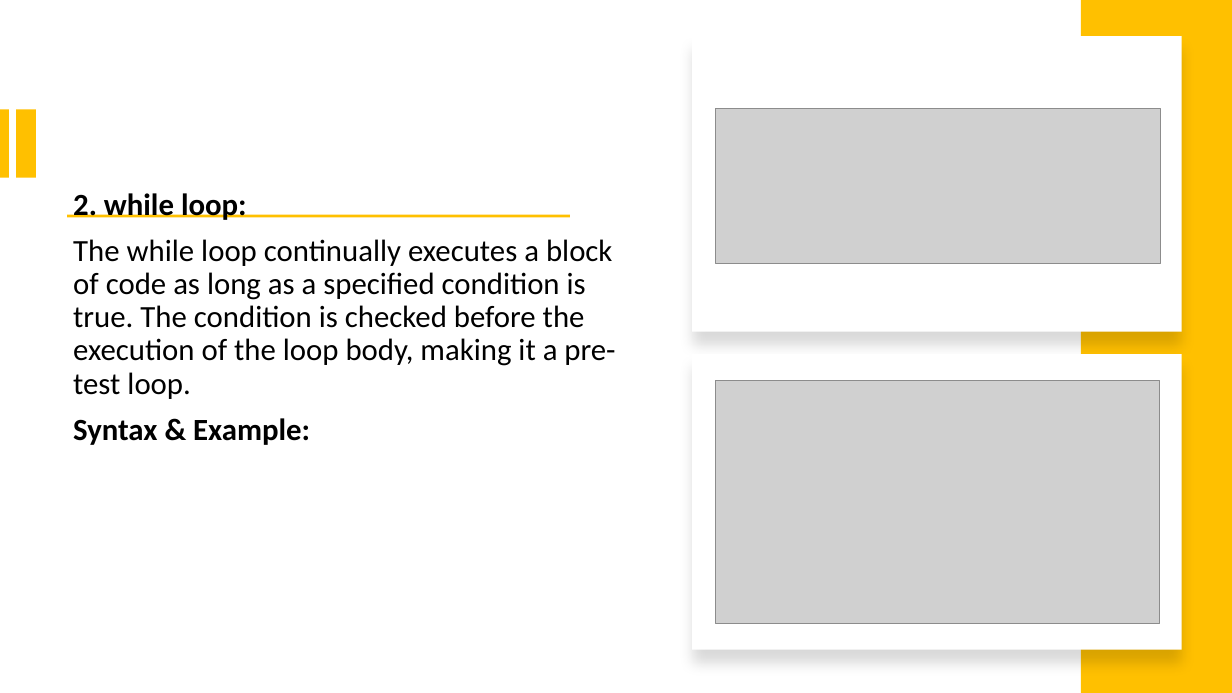
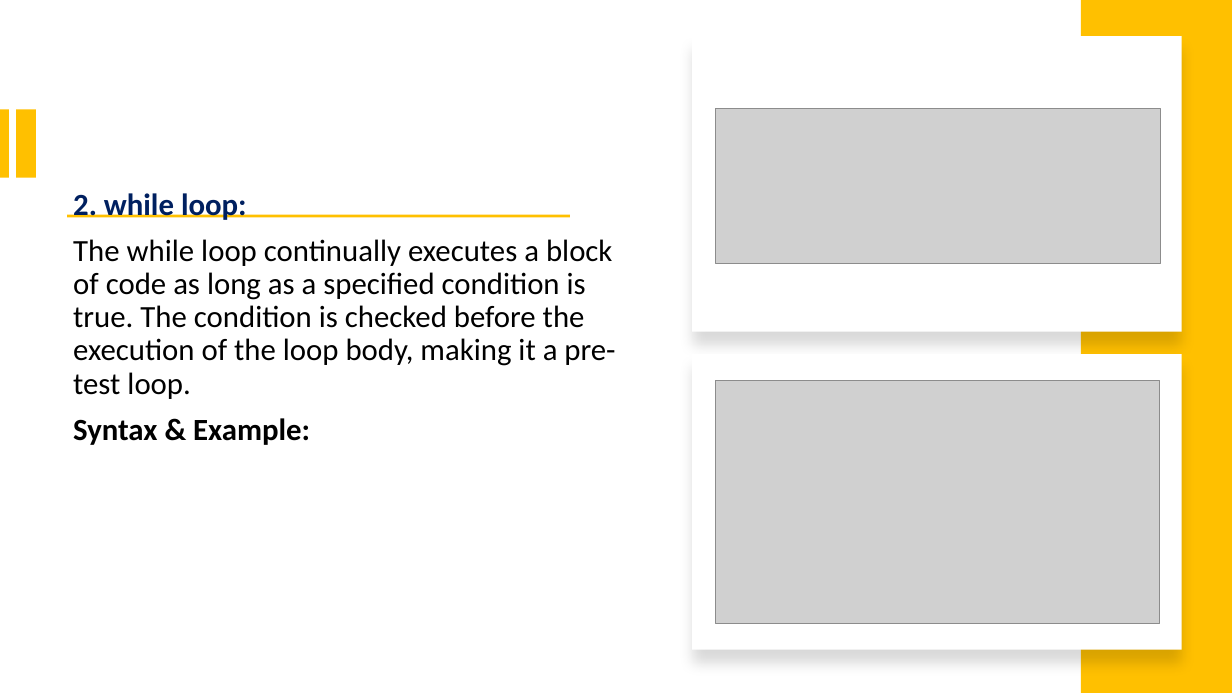
Before and after one commit to PRAMOD-VISHNU-NAIK/MCA-2nd-Sem-Shridevi-College, a slide deck: slide 65 of Theory Class-Notes/Java MCA-2.pptx. Drawn at 1232x693 pixels with LibreOffice and Linux fonts; fonts in the diff are those of the drawing; grey boxes stand for pictures. Boxes give left, top, right and bottom in pixels: in the first picture for what was removed or moved away, otherwise in the second. Text is boxed around its words. In the diff, an @@ line names an element or a change of style, - is before the commit and + after.

```diff
--- a/Theory Class-Notes/Java MCA-2.pptx
+++ b/Theory Class-Notes/Java MCA-2.pptx
@@ text at [73, 193, 247, 220]: text colour #000000 to #002060 in "2. while loop:" @@
```
Also in this commit, not shown: 7 other slides changed, 32 other files.
